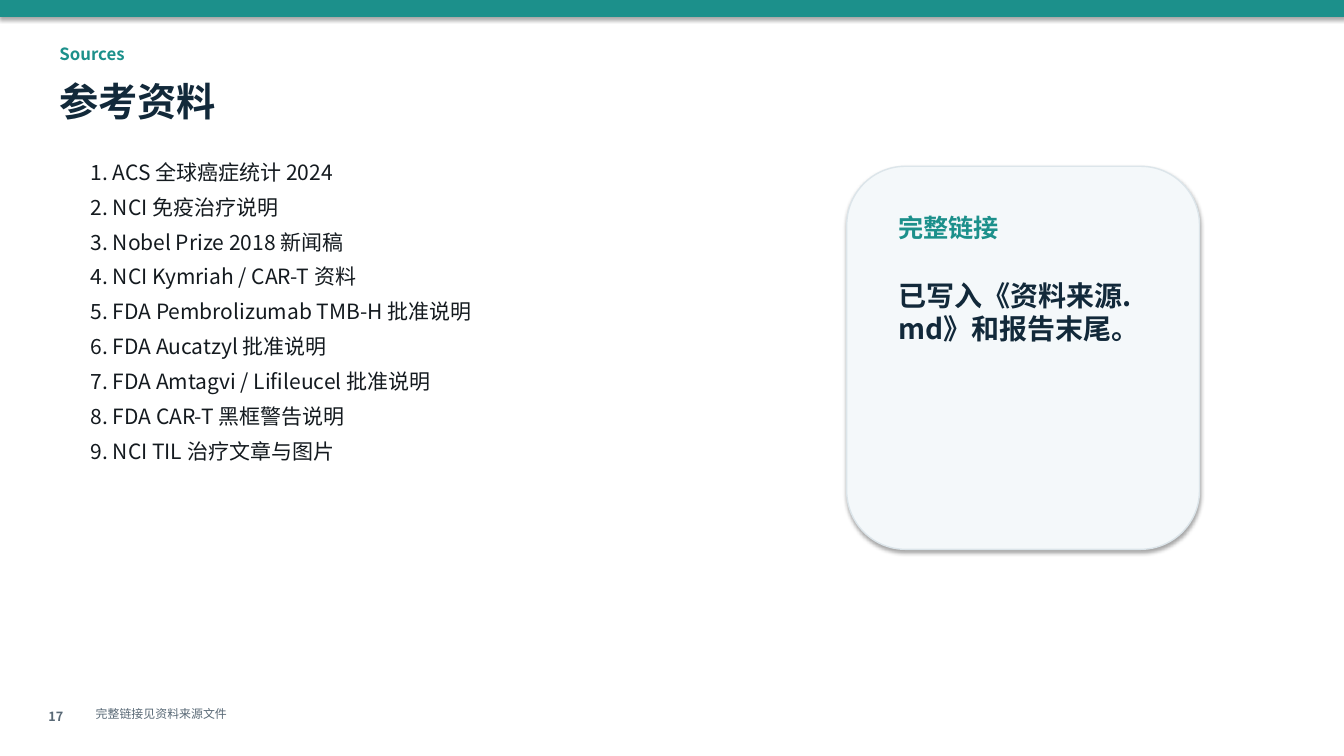
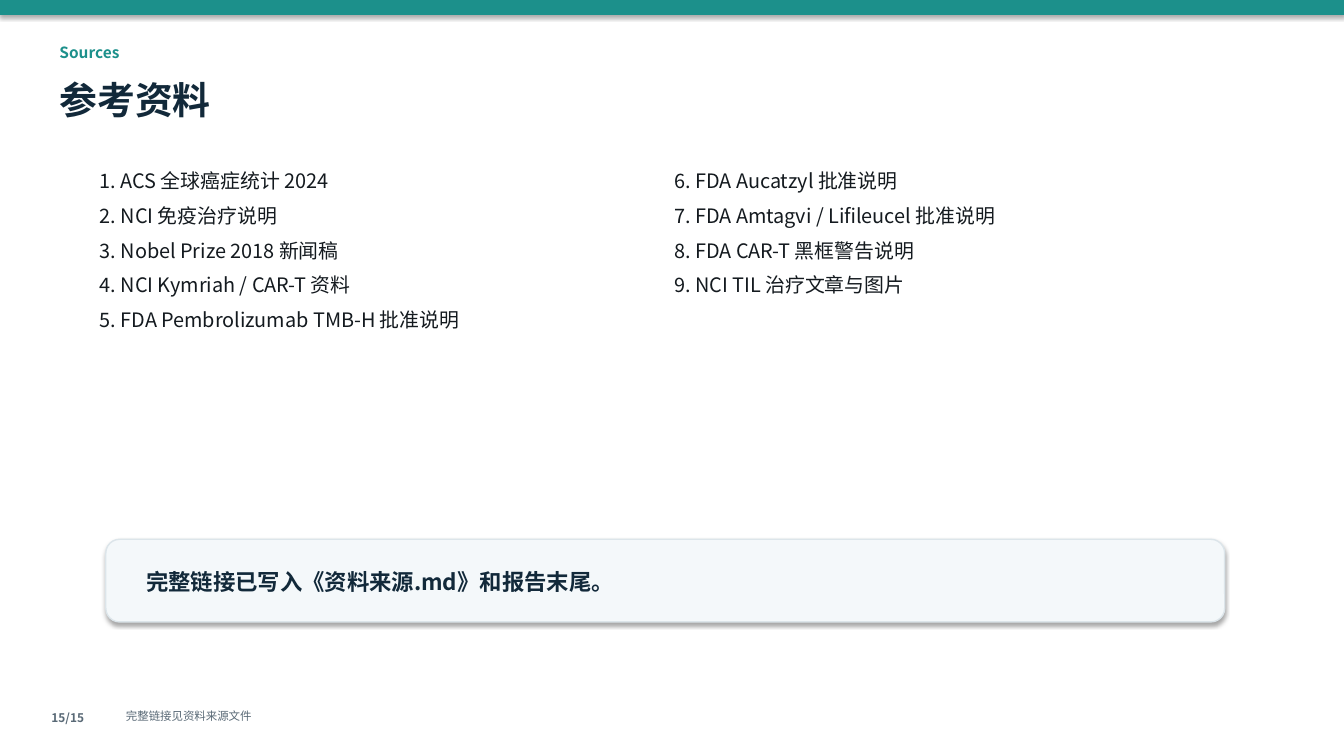
Before and after one commit to zdjc445/26Spring, a slide deck: slide 15 of 细胞治疗与免疫治疗/疾病的细胞治疗与免疫治疗.pptx (slide 17 before the commit). Drawn at 1344x756 pixels with LibreOffice and Linux fonts; fonts in the diff are those of the drawing. Boxes give left, top, right and bottom in pixels: in the first picture for what was removed or moved away, otherwise in the second. Text is boxed around its words. In the diff, an @@ line names an element or a change of style, - is before the commit and + after.

Commit message:
优化细胞治疗汇报PPT结构

```diff
--- a/细胞治疗与免疫治疗/疾病的细胞治疗与免疫治疗.pptx
+++ b/细胞治疗与免疫治疗/疾病的细胞治疗与免疫治疗.pptx
@@ text "Sources" at (59,46,119,58): size 12 to 11 pt @@
@@ text "参考资料" at (59,81,210,118): size 28 to 27 pt @@
@@ text "1. ACS 全球癌症统计 2024": place and size @@
-text "1. ACS 全球癌症统计 2024" at (91,162,471,461)
+text "1. ACS 全球癌症统计 2024" at (100,171,459,329)
@@ text "1. ACS 全球癌症统计 2024" at (100,171,459,329): size 15 to 14.2 pt; more space between paragraphs @@
@@ text added at (674,171,995,294), 14.2 pt, text #141A1F @@
+6. FDA Aucatzyl 批准说明
+7. FDA Amtagvi / Lifileucel 批准说明
+8. FDA CAR-T 黑框警告说明
+9. NCI TIL 治疗文章与图片
@@ rounded rectangle removed at (847,166,1200,549) @@
@@ text removed at (898,215,999,239) @@
-完整链接
@@ text at (91,336,430,461): paragraphs removed @@
-6. FDA Aucatzyl 批准说明
-7. FDA Amtagvi / Lifileucel 批准说明
-8. FDA CAR-T 黑框警告说明
-9. NCI TIL 治疗文章与图片
@@ rounded rectangle added at (106,539,1225,622), fill #F4F8FA, outline #DCE5EA 1 pt @@
@@ text at (146,571,614,592): text changed; size 20 to 16 pt @@
-已写入《资料来源.md》和报告末尾。
+完整链接已写入《资料来源.md》和报告末尾。
@@ text at (51,712,84,724): text changed; size 9 to 8.5 pt @@
-17
+15/15
@@ text "完整链接见资料来源文件": place and size @@
-text "完整链接见资料来源文件" at (96,708,227,719)
+text "完整链接见资料来源文件" at (126,710,252,721)
@@ text "完整链接见资料来源文件" at (126,710,252,721): size 8.5 to 8.2 pt @@
```
Also in this commit, not shown: 8 other slides changed, 6 slides added, 8 slides removed, 2 other files.
